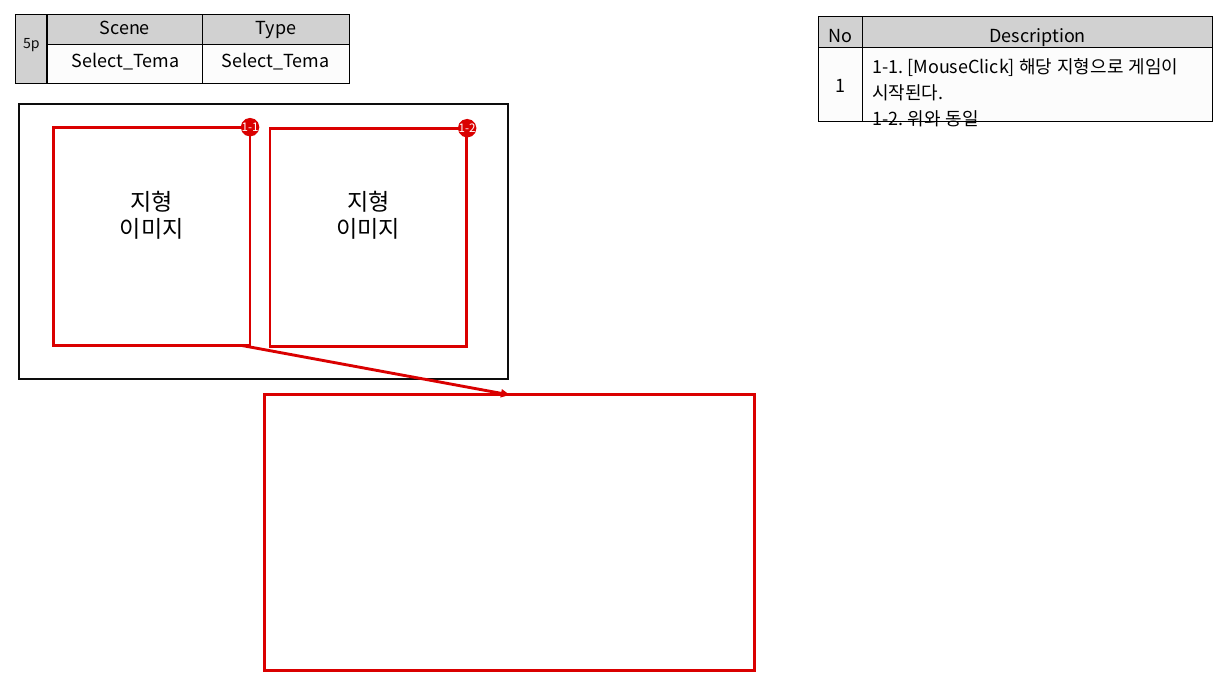
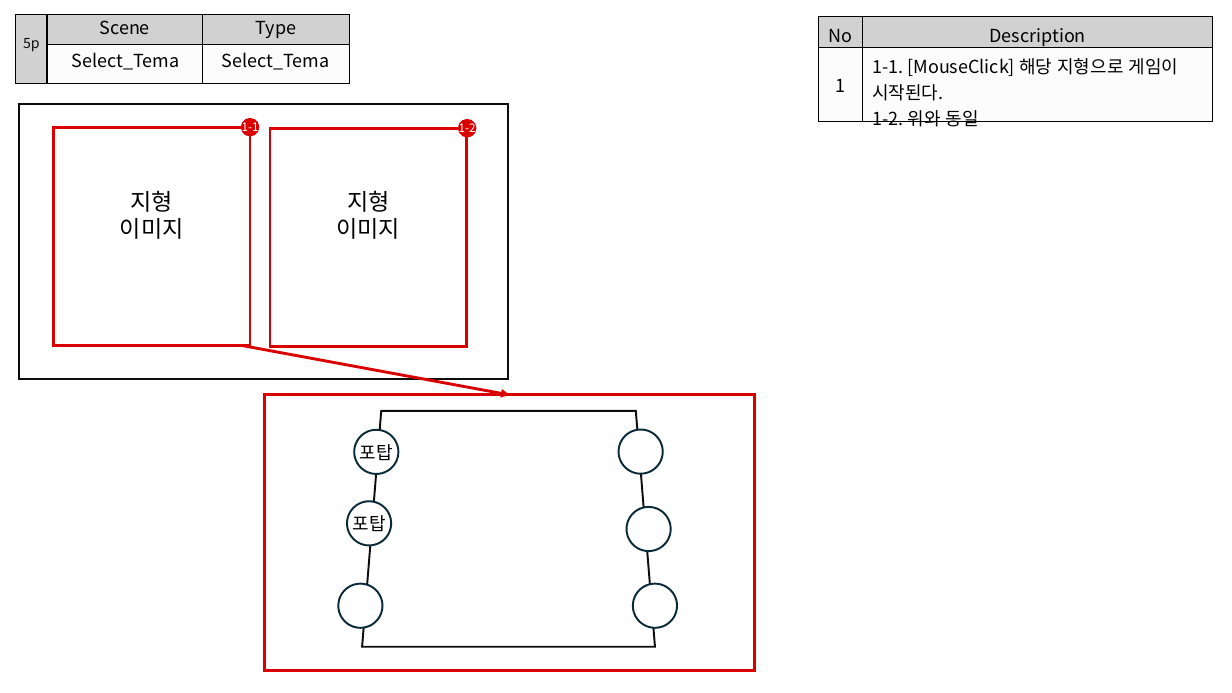
Before and after one commit to lde0707/Roguelike-Defense, a slide deck: slide 5 of UI.pptx. Drawn at 1232x693 pixels with LibreOffice and Linux fonts; fonts in the diff are those of the drawing. Boxes give left, top, right and bottom in pixels: in the first picture for what was removed or moved away, otherwise in the second. Text is boxed around its words. In the diff, an @@ line names an element or a change of style, - is before the commit and + after.

```diff
--- a/UI.pptx
+++ b/UI.pptx
@@ trapezoid added at box(362, 411, 655, 647), fill #FFFFFF, outline #0D0D0D 1.5 pt @@
@@ ellipse added at box(354, 430, 398, 474), fill #FFFFFF, outline #092A39 1.5 pt, 14 pt, text #000000 @@
+포탑
@@ ellipse added at box(618, 430, 663, 474), fill #FFFFFF, outline #092A39 1.5 pt @@
@@ ellipse added at box(348, 502, 392, 546), fill #FFFFFF, outline #092A39 1.5 pt, 14 pt, text #000000 @@
+포탑
@@ ellipse added at box(627, 507, 671, 552), fill #FFFFFF, outline #092A39 1.5 pt @@
@@ ellipse added at box(338, 584, 383, 628), fill #FFFFFF, outline #092A39 1.5 pt @@
@@ ellipse added at box(633, 584, 677, 628), fill #FFFFFF, outline #092A39 1.5 pt @@
```
Also in this commit, not shown: 1 other slide changed, 4 other files.
